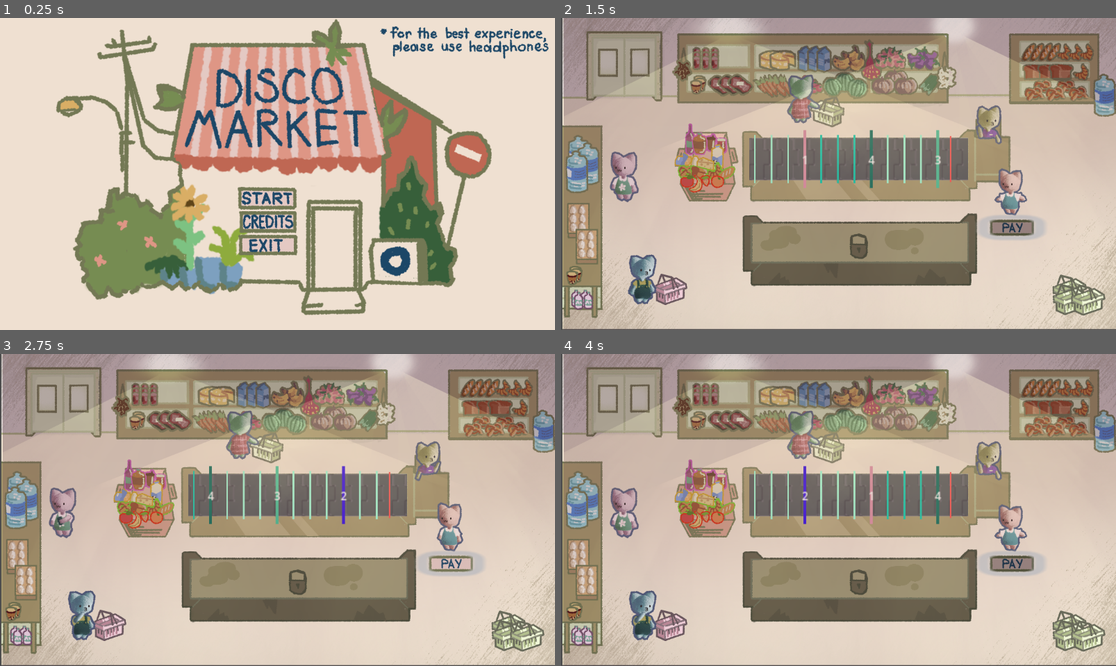
Above: before the commit, frames 1-4 (two rows, left to right).
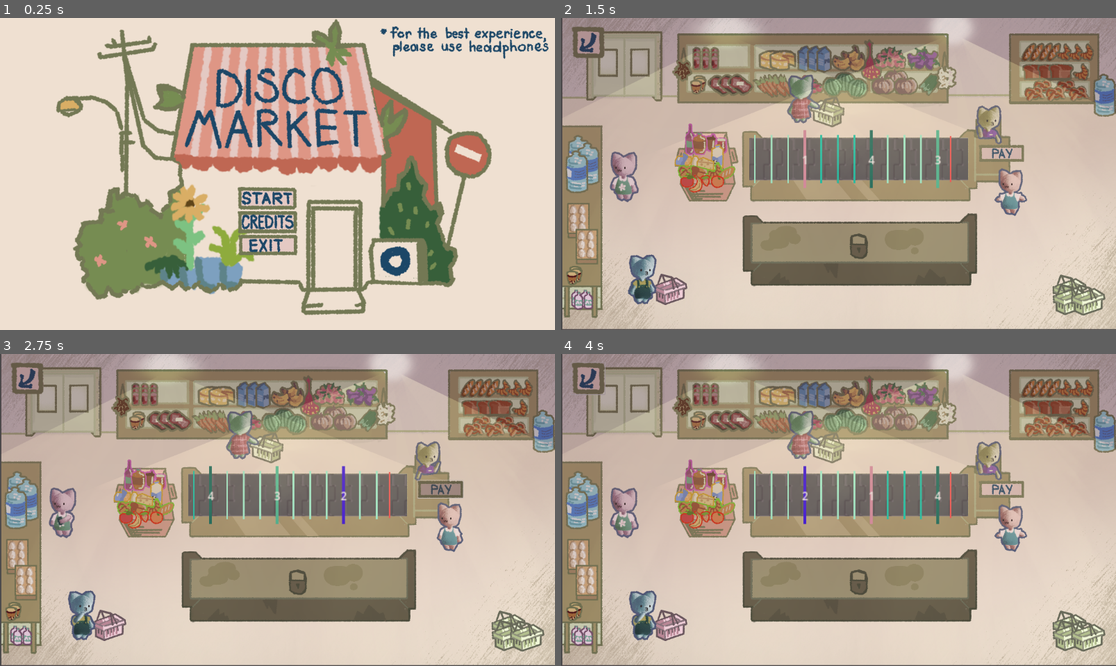
Above: after the commit, the same moments.

Repository: TheSenPie/disco-market
Game: Godot game, scene res://main_menu.tscn
Same seed, same stepped clock (60 frames per second), same inputs: the game is played once before the commit and once after it.
Inputs (mouse positions are in pixels of both pictures, inside the frame that each line leads up to):
- Up to frame 1 (0.25 s): no input
- Up to frame 2 (1.5 s): click (827, 198) at 0.5 s; click (1010, 227) at 1.27 s
- Up to frame 3 (2.75 s): click (438, 488) at 2.02 s
- Up to frame 4 (4 s): click (588, 378) at 2.77 s; click (1010, 563) at 3.52 s

The runs differ from the first frame. In frame 1, 0.3% of the frame differs, in the area x 42-54%, y 61-70%; in frame 2, 1.9%; in frame 3, 1.7%; in frame 4, 1.9%, in the area x 0-100%, y 0-72%.

Commit message:
Fix buttons

Diff:
--- a/main.tscn
+++ b/main.tscn
@@ -22,7 +22,9 @@
 [ext_resource type="Texture2D" uid="uid://dg4aulwcb344l" path="res://assets/Sprites/Cats/customer1_2.png" id="18_cegan"]
 [ext_resource type="Texture2D" uid="uid://c5yog3ckfhec3" path="res://assets/Sprites/Cats/greedycat_2.png" id="19_82xsv"]
 [ext_resource type="PackedScene" uid="uid://b8jy2nvf5di2" path="res://objects/item/fruits/apple.tscn" id="19_cegan"]
+[ext_resource type="Texture2D" uid="uid://x473shaxlrla" path="res://assets/Sprites/Buttons/startbuttonhover.png" id="19_ok6jj"]
 [ext_resource type="Texture2D" uid="uid://bnls5km5ybalj" path="res://assets/Sprites/Cats/greedycat_1.png" id="20_getpj"]
+[ext_resource type="Texture2D" uid="uid://cf2imaqp8uy86" path="res://assets/return.png" id="21_facbu"]
 [ext_resource type="Texture2D" uid="uid://54xt5fco6w30" path="res://assets/Sprites/Cats/lostcat_2.png" id="21_ryguw"]
 [ext_resource type="Texture2D" uid="uid://cfqvhkhr0jqd4" path="res://assets/Sprites/Cats/lostcat_1.png" id="22_d13ii"]
 [ext_resource type="PackedScene" uid="uid://d58aqthvse2b" path="res://objects/item/fruits/banana.tscn" id="22_ryguw"]
@@ -105,17 +107,31 @@
 "speed": 5.0
 }]
 
-[sub_resource type="StyleBoxTexture" id="StyleBoxTexture_xuqvo"]
+[sub_resource type="StyleBoxTexture" id="StyleBoxTexture_facbu"]
 texture = ExtResource("25_lswn8")
 
-[sub_resource type="StyleBoxTexture" id="StyleBoxTexture_qsp4k"]
+[sub_resource type="StyleBoxTexture" id="StyleBoxTexture_0cp0l"]
 texture = ExtResource("25_lswn8")
 
-[sub_resource type="StyleBoxTexture" id="StyleBoxTexture_kq58d"]
+[sub_resource type="StyleBoxTexture" id="StyleBoxTexture_d2t1y"]
 texture = ExtResource("26_a6jrf")
 
-[sub_resource type="StyleBoxTexture" id="StyleBoxTexture_seu75"]
+[sub_resource type="StyleBoxTexture" id="StyleBoxTexture_gngh3"]
 texture = ExtResource("26_a6jrf")
+
+[sub_resource type="StyleBoxTexture" id="StyleBoxTexture_b1qrp"]
+texture = ExtResource("19_ok6jj")
+
+[sub_resource type="StyleBoxTexture" id="StyleBoxTexture_come4"]
+texture = ExtResource("21_facbu")
+modulate_color = Color(0.835839, 0.973517, 0.953753, 1)
+
+[sub_resource type="StyleBoxTexture" id="StyleBoxTexture_h8e4i"]
+texture = ExtResource("21_facbu")
+modulate_color = Color(1, 1, 1, 0.831373)
+
+[sub_resource type="StyleBoxTexture" id="StyleBoxTexture_4lmeg"]
+texture = ExtResource("21_facbu")
 
 [node name="Main" type="Node2D"]
 y_sort_enabled = true
@@ -140,7 +156,7 @@
 
 [node name="Lights" type="Sprite2D" parent="."]
 z_index = 100
-position = Vector2(581, 328)
+position = Vector2(577, 332)
 scale = Vector2(0.598798, 0.619684)
 texture = ExtResource("4_vivmo")
 
@@ -201,17 +217,47 @@
 frame_progress = 0.49122
 speed_scale = 0.1
 
-[node name="Button" type="Button" parent="."]
-z_index = 5
-offset_left = 889.0
-offset_top = 418.0
-offset_right = 897.0
-offset_bottom = 426.0
-scale = Vector2(11.6435, 4.32214)
-theme_override_styles/hover_pressed = SubResource("StyleBoxTexture_xuqvo")
-theme_override_styles/hover = SubResource("StyleBoxTexture_qsp4k")
-theme_override_styles/pressed = SubResource("StyleBoxTexture_kq58d")
-theme_override_styles/normal = SubResource("StyleBoxTexture_seu75")
+[node name="Pay" type="Button" parent="."]
+z_index = 10
+anchors_preset = 8
+anchor_left = 0.5
+anchor_top = 0.5
+anchor_right = 0.5
+anchor_bottom = 0.5
+offset_left = 867.0
+offset_top = 263.0
+offset_right = 1024.0
+offset_bottom = 319.0
+grow_horizontal = 2
+grow_vertical = 2
+scale = Vector2(0.6, 0.64)
+theme_override_colors/font_color = Color(0.27451, 0.462745, 0.556863, 1)
+theme_override_font_sizes/font_size = 40
+theme_override_styles/hover_pressed = SubResource("StyleBoxTexture_facbu")
+theme_override_styles/hover = SubResource("StyleBoxTexture_0cp0l")
+theme_override_styles/pressed = SubResource("StyleBoxTexture_d2t1y")
+theme_override_styles/normal = SubResource("StyleBoxTexture_gngh3")
+
+[node name="Return" type="Button" parent="."]
+z_index = 10
+anchors_preset = 8
+anchor_left = 0.5
+anchor_top = 0.5
+anchor_right = 0.5
+anchor_bottom = 0.5
+offset_left = 22.0
+offset_top = 18.0
+offset_right = 137.0
+offset_bottom = 121.0
+grow_horizontal = 2
+grow_vertical = 2
+scale = Vector2(0.6, 0.64)
+theme_override_colors/font_color = Color(0.27451, 0.462745, 0.556863, 1)
+theme_override_font_sizes/font_size = 40
+theme_override_styles/hover_pressed = SubResource("StyleBoxTexture_b1qrp")
+theme_override_styles/hover = SubResource("StyleBoxTexture_come4")
+theme_override_styles/pressed = SubResource("StyleBoxTexture_h8e4i")
+theme_override_styles/normal = SubResource("StyleBoxTexture_4lmeg")
 
 [node name="Pretzel" parent="." instance=ExtResource("7_272bh")]
 z_index = 10
--- a/main_menu.gd
+++ b/main_menu.gd
@@ -5,7 +5,6 @@
 	print("start pressed")
 	get_tree().change_scene_to_file("res://main.tscn")
 
-
 func _on_exit_pressed() -> void:
 	print("start pressed")
 	get_tree().quit()
--- a/main_menu.tscn
+++ b/main_menu.tscn
@@ -89,15 +89,24 @@
 theme_override_styles/normal = SubResource("StyleBoxTexture_qe12f")
 
 [node name="credits_button" type="Button" parent="."]
-layout_mode = 0
-offset_left = 496.0
-offset_top = 401.0
-offset_right = 504.0
-offset_bottom = 409.0
-scale = Vector2(14.96, 5.72)
-theme_override_styles/hover_pressed = SubResource("StyleBoxTexture_g8g3n")
+layout_mode = 1
+anchors_preset = 8
+anchor_left = 0.5
+anchor_top = 0.5
+anchor_right = 0.5
+anchor_bottom = 0.5
+offset_left = -83.0
+offset_top = 77.0
+offset_right = 123.0
+offset_bottom = 150.0
+grow_horizontal = 2
+grow_vertical = 2
+scale = Vector2(0.6, 0.64)
+theme_override_colors/font_color = Color(0.27451, 0.462745, 0.556863, 1)
+theme_override_font_sizes/font_size = 40
+theme_override_styles/hover_pressed = SubResource("StyleBoxTexture_oiatc")
 theme_override_styles/hover = SubResource("StyleBoxTexture_8u0te")
-theme_override_styles/pressed = SubResource("StyleBoxTexture_oiatc")
+theme_override_styles/pressed = SubResource("StyleBoxTexture_g8g3n")
 theme_override_styles/normal = SubResource("StyleBoxTexture_cm266")
 
 [node name="exit_button" type="Button" parent="."]
Binary file added: assets/return.png
Not shown, added: assets/return.png.import
Not shown: 1 places in main.tscn that only renumber resources
Not shown: 1 places in main_menu.tscn that only renumber resources
